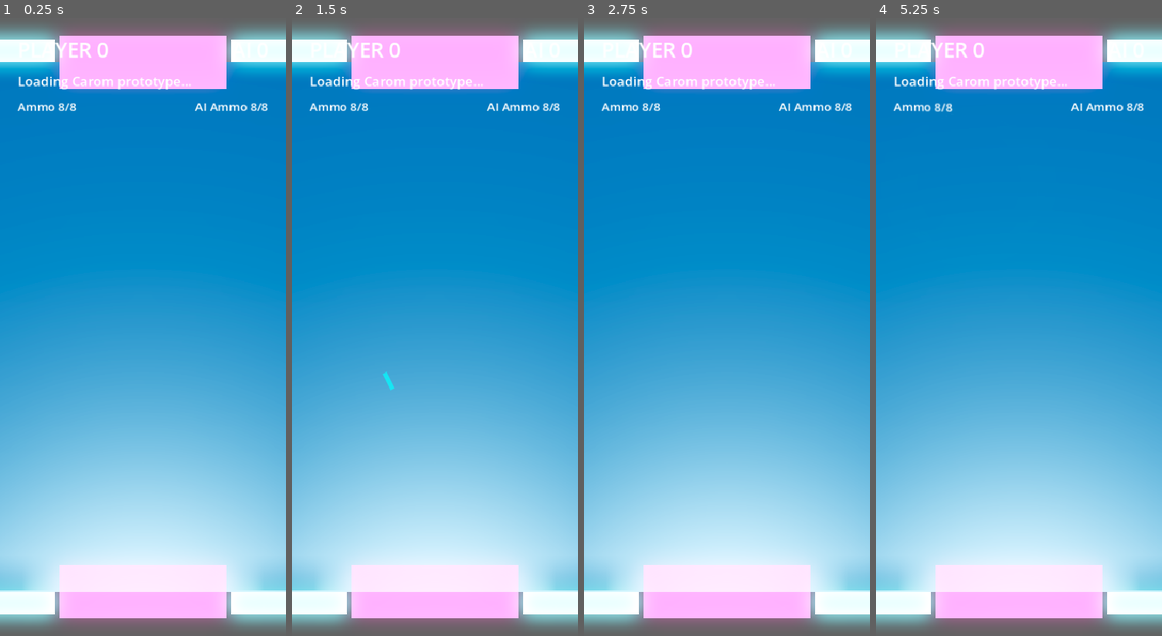
Above: before the commit, frames 1-4 (left to right).
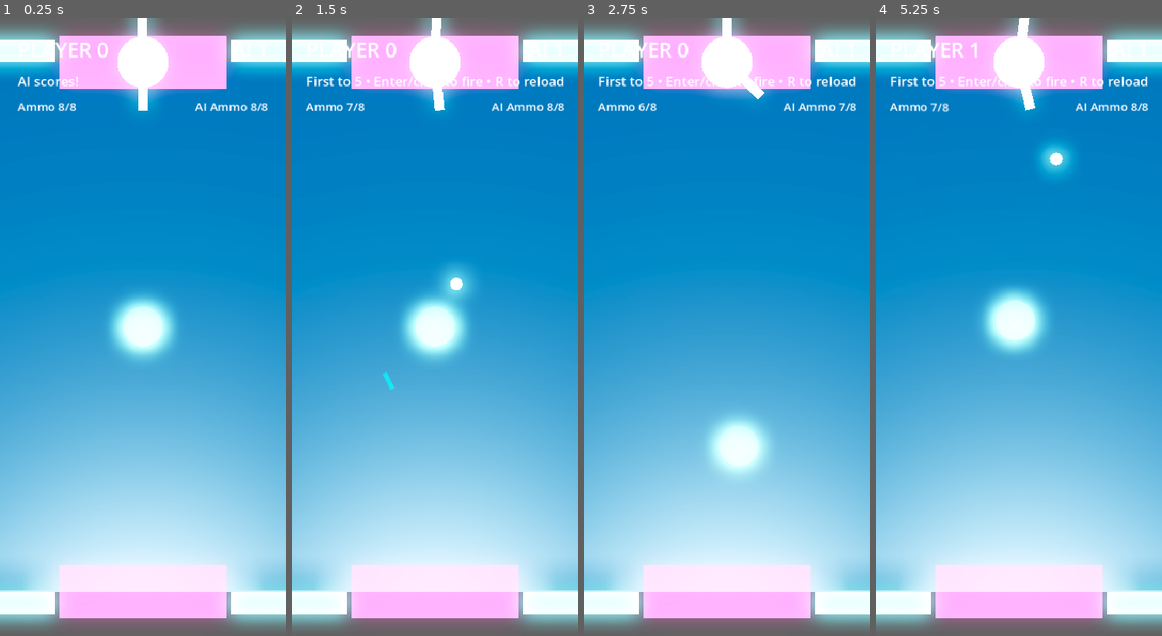
Above: after the commit, the same moments.

Repository: mchambers-mojang/sweet-vinegar-games
Game: Godot game, scene res://carom/scenes/carom_arena.tscn
Same seed, same stepped clock (60 frames per second), same inputs: the game is played once before the commit and once after it. This scene is started directly instead of the project's main scene.
Inputs (mouse positions are in pixels of both pictures, inside the frame that each line leads up to):
- Up to frame 1 (0.25 s): no input
- Up to frame 2 (1.5 s): tap Enter (ui_accept) at 0.5, 0.77, 1.25 s; move the mouse to (497, 296) at 0.52 s; hold Right (ui_right) 0.53-1.25 s; hold Shift 0.53-1.25 s; click (497, 296) at 0.67 s; drag from (377, 357) to (420, 450) at 1.27 s
- Up to frame 3 (2.75 s): tap Enter (ui_accept) at 2 s; move the mouse to (755, 191) at 2.02 s; hold Right (ui_right) from 2.03 s (still down); tap Ctrl at 2.1 s
- Up to frame 4 (5.25 s): release Right (ui_right) at 2.75 s; tap Enter (ui_accept) at 2.75, 3.5, 3.77, 4.25 s; drag from (1004, 450) to (933, 234) at 2.77 s; move the mouse to (1104, 419) at 3.52 s; hold Left (ui_left) 3.53-4.25 s; tap R at 3.6 s; drag from (933, 234) to (976, 172) at 4.27 s; move the mouse to (1033, 327) at 5.02 s; hold Left (ui_left) from 5.03 s (still down); tap Q at 5.1 s; click (1033, 327) at 5.17 s

The runs differ from the first frame. In frame 1, 4.2% of the frame differs, in the area x 6-67%, y 0-56%; in frame 2, 5.7%, in the area x 4-96%, y 0-56%; in frame 3, 4.8%; in frame 4, 5.7%.
Error before the commit: Parse Error: Function "_call_deferred()" not found in base self. (res://carom/scripts/carom_game.gd:135)
Error after the commit: Invalid access to property or key 'global_position' on a base object of type 'Nil'. (res://carom/scripts/carom_arena.gd:35)

Commit message:
fix: call_deferred typo in carom_game.gd
Co-authored-by: Copilot <223556219+Copilot@users.noreply.github.com>

Diff:
--- a/carom/scripts/carom_game.gd
+++ b/carom/scripts/carom_game.gd
@@ -132,7 +132,7 @@
 		_finish_match()
 		return
 
-	_call_deferred("_queue_round_restart")
+	call_deferred("_queue_round_restart")
 
 
 func _queue_round_restart() -> void:
